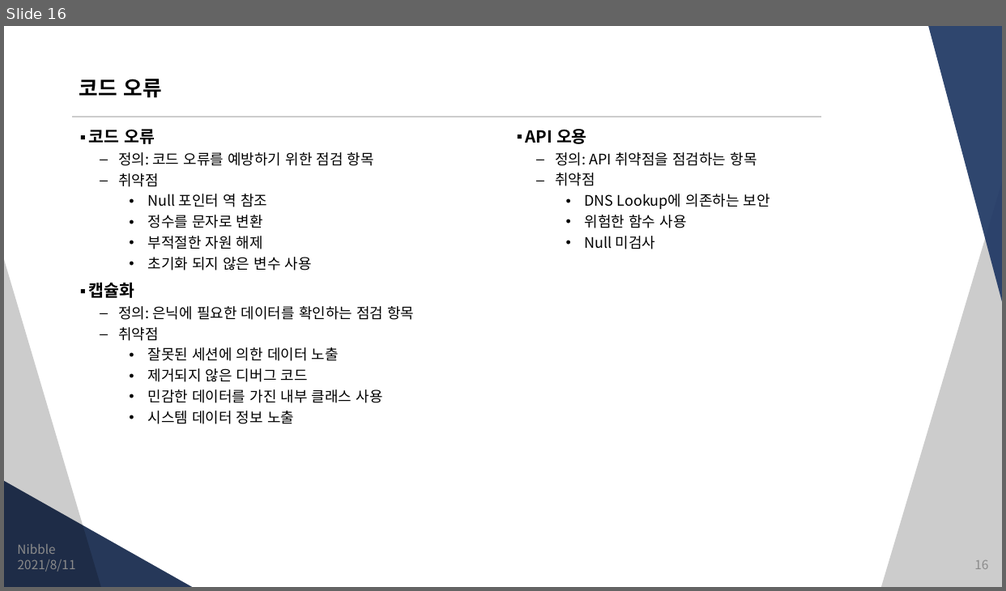
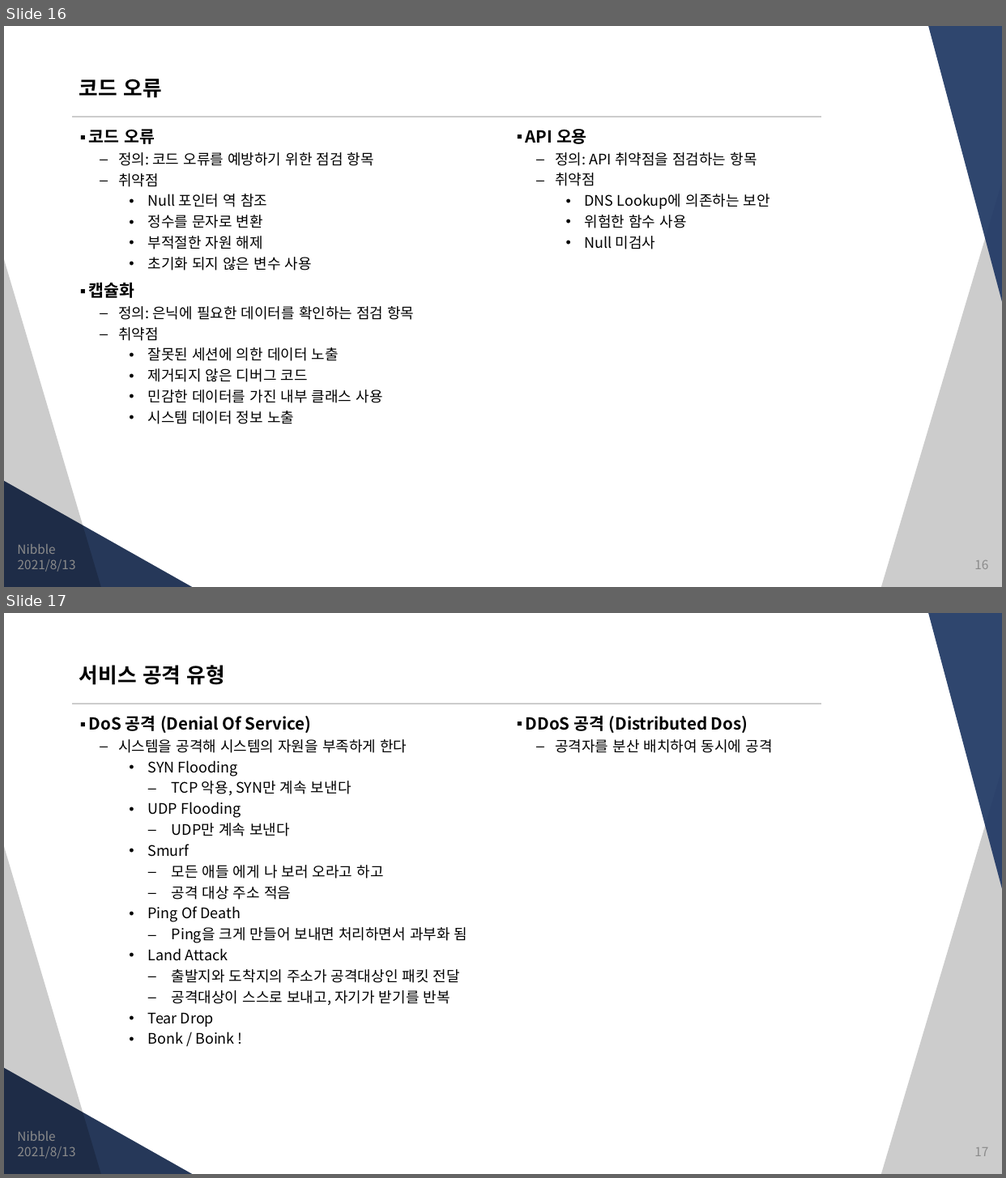
Before and after one commit to JungSangHyeon/2021-TIL, a slide deck: 정보처리기사/5. 정보시스템 구축관리.pptx. Shown one above the other, each under a label of ours: slide 16 before the commit, slides 16 and 17 after it. The pictures are 1006x591 and 1006x1178 pixels, drawn with LibreOffice and Linux fonts; fonts in the diff are those of the drawing. Boxes give left, top, right and bottom in pixels: in the first picture for what was removed or moved away, otherwise in the second. Text is boxed around its words. In the diff, an @@ line names an element or a change of style, - is before the commit and + after.

```diff
--- a/정보처리기사/5. 정보시스템 구축관리.pptx
+++ b/정보처리기사/5. 정보시스템 구축관리.pptx
@@ slide 17 added at bbox=[4, 613, 1002, 1174], background #FFFFFF; not listed: 5 template elements that a slide beside it also shows @@
@@ title added at bbox=[79, 665, 225, 685], 20 pt, text #000000, bold @@
+서비스 공격 유형
@@ text added at bbox=[89, 715, 468, 1045], 14 pt, text #000000 @@
+▪ DoS 공격 (Denial Of Service)
+  – 시스템을 공격해 시스템의 자원을 부족하게 한다
+    • SYN Flooding
+      – TCP 악용, SYN만 계속 보낸다
+    • UDP Flooding
+      – UDP만 계속 보낸다
+    • Smurf
+      – 모든 애들 에게 나 보러 오라고 하고
+      – 공격 대상 주소 적음
+    • Ping Of Death
+      – Ping을 크게 만들어 보내면 처리하면서 과부화 됨
+    • Land Attack
+      – 출발지와 도착지의 주소가 공격대상인 패킷 전달
+      – 공격대상이 스스로 보내고, 자기가 받기를 반복
+    • Tear Drop
+    • Bonk / Boink !
@@ text added at bbox=[526, 715, 773, 753], 16 pt, text #000000, bold @@
+▪ DDoS 공격 (Distributed Dos)
+  – 공격자를 분산 배치하여 동시에 공격
@@ text added at bbox=[17, 1131, 55, 1141], 12 pt, text #8C8C8C @@
+Nibble
@@ text added at bbox=[18, 1147, 76, 1159], 12 pt, text #8C8C8C @@
+2021/8/13
@@ page number added at bbox=[974, 1148, 988, 1157], 12 pt, text #8C8C8C @@
+17
@@ slide 16 changed as well @@
@@ text at bbox=[18, 560, 76, 572]: text changed @@
-2021/8/11
+2021/8/13
```
Also in this commit, not shown: 14 other slides changed.
